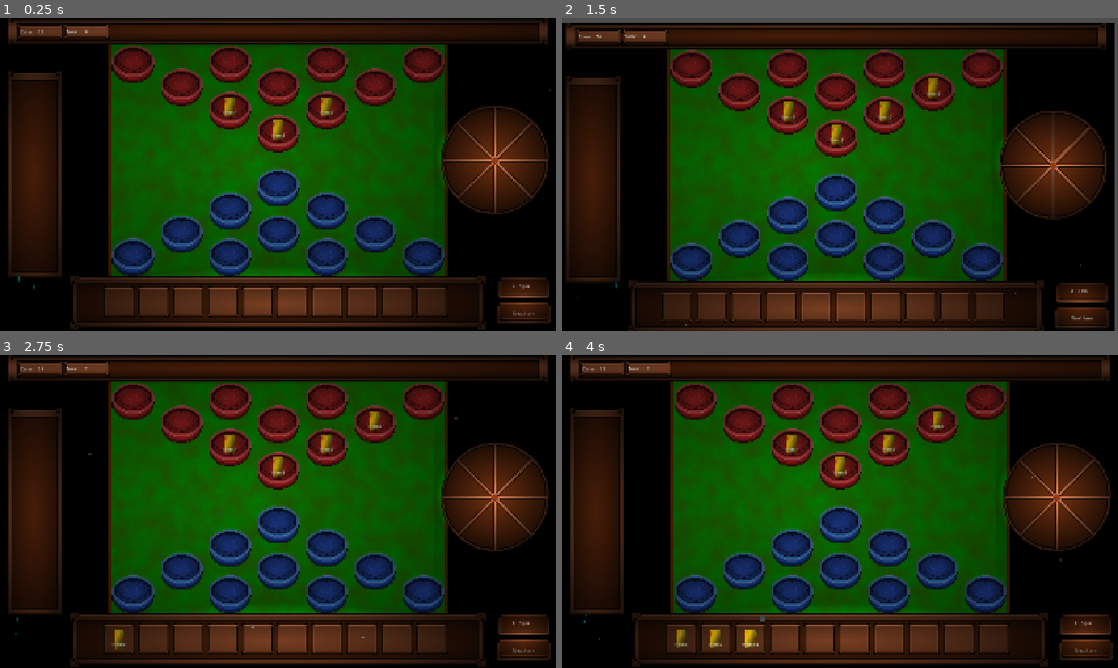
Above: before the commit, frames 1-4 (two rows, left to right).
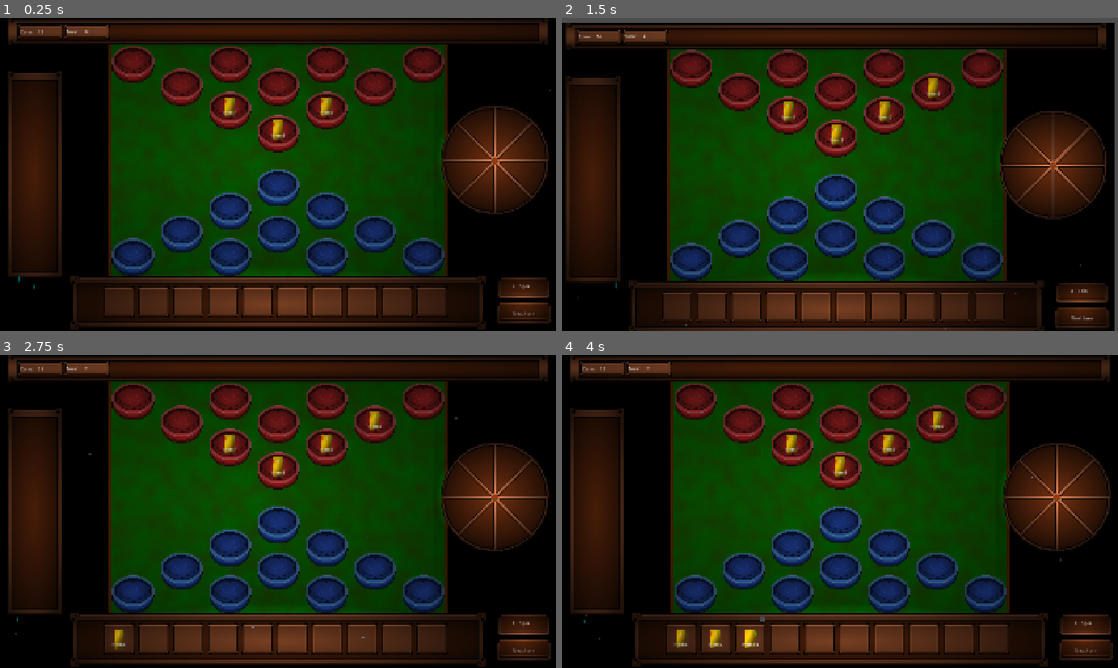
Above: after the commit, the same moments.

Repository: ArmanKianian/Untitled
Game: Godot game, scene res://scenes/game.tscn
Two runs of this game, one before a commit and one after it. Both use one fixed random seed, a clock stepped at 60 frames per second and the inputs below.
Inputs:
- Up to frame 1 (0.25 s): no input
- Up to frame 2 (1.5 s): click "Next turn" at 0.5 s; click "Next turn" at 1.25 s
- Up to frame 3 (2.75 s): click "Spin" at 2 s
- Up to frame 4 (4 s): click "Spin" at 2.75 s; click "Spin" at 3.5 s

The runs differ from the first frame. In frame 1, 2.6% of the frame differs, in the area x 24-65%, y 24-83%; in frame 2, 2.6%; in frame 3, 2.7%; in frame 4, 2.8%, in the area x 20-68%, y 18-93%.

Commit message:
Graphic update
I made grass a little darker

Diff:
--- a/scenes/card.tscn
+++ b/scenes/card.tscn
@@ -29,6 +29,15 @@
 
 [sub_resource type="LabelSettings" id="LabelSettings_8nxoa"]
 font_color = Color(0, 1, 0, 1)
+
+[sub_resource type="Gradient" id="Gradient_v7bkm"]
+colors = PackedColorArray(0.9691369, 0.9691369, 0.9691368, 1, 1, 1, 1, 0)
+
+[sub_resource type="GradientTexture2D" id="GradientTexture2D_d81rb"]
+gradient = SubResource("Gradient_v7bkm")
+fill = 1
+fill_from = Vector2(0.5, 0.5)
+fill_to = Vector2(0.5, 0)
 
 [node name="Card" type="Node2D" unique_id=1222866304]
 script = ExtResource("1_d81rb")
@@ -99,3 +108,10 @@
 text = "1"
 horizontal_alignment = 1
 vertical_alignment = 1
+
+[node name="PointLight2D" type="PointLight2D" parent="." unique_id=1303683542]
+position = Vector2(-5.6028366e-06, -4.499995)
+scale = Vector2(1.2499998, 1.6051137)
+energy = 0.2
+texture = SubResource("GradientTexture2D_d81rb")
+texture_scale = 1.1
--- a/scenes/game.tscn
+++ b/scenes/game.tscn
@@ -183,6 +183,7 @@
 texture = SubResource("GradientTexture2D_yw4vu")
 
 [node name="Sprite2D" type="Sprite2D" parent="Background" unique_id=1712898480]
+modulate = Color(0.75398386, 0.75398386, 0.75398374, 1)
 position = Vector2(0, -50)
 texture = SubResource("NoiseTexture2D_iqw5e")
 
